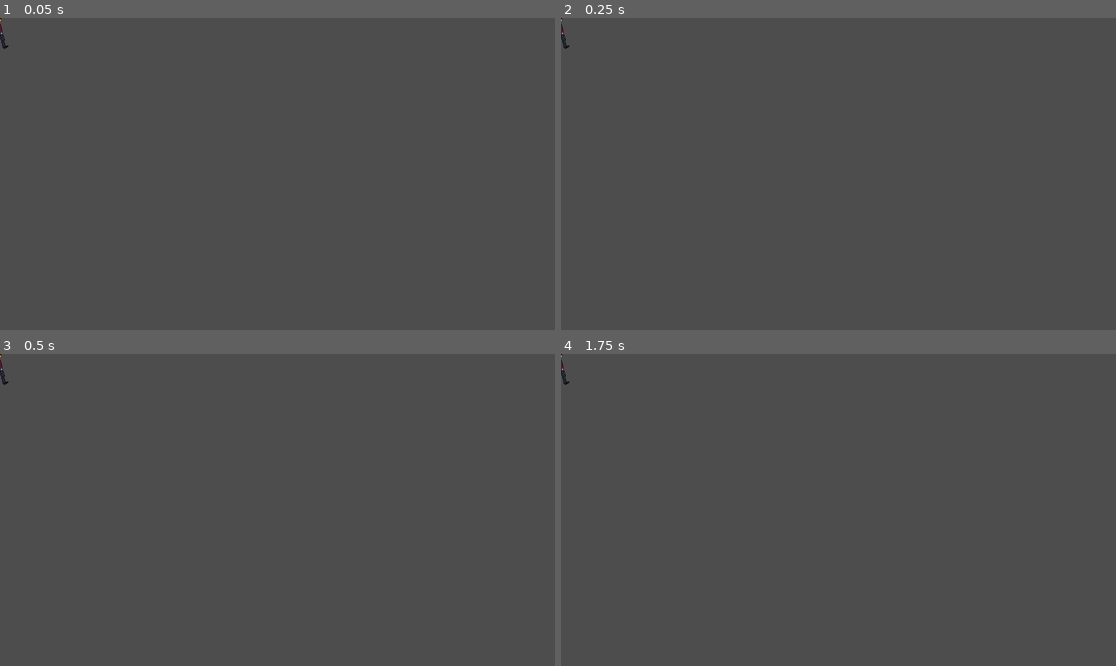
Above: before the commit, frames 1-4 (two rows, left to right).
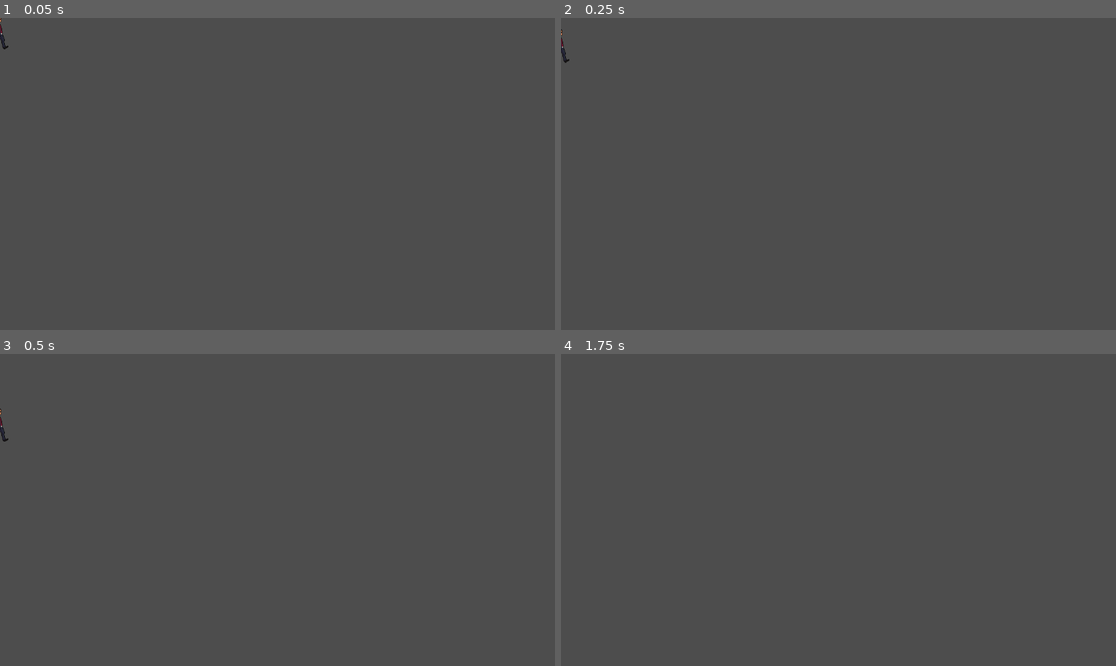
Above: after the commit, the same moments.

Repository: jflem19/CapstoneGame
Game: Godot game, scene res://node_2d.tscn
Same seed, same stepped clock (60 frames per second), same inputs: the game is played once before the commit and once after it.
Inputs:
- Up to frame 1 (0.05 s): no input
- Up to frame 2 (0.25 s): no input
- Up to frame 3 (0.5 s): no input
- Up to frame 4 (1.75 s): tap Enter (ui_accept) at 0.5, 0.77, 1.52 s; hold Right (ui_right) from 0.53 s (still down)

The runs differ from the first frame. In frame 1, less than 0.1% of the frame differs, in the area x 0-2%, y 0-11%; in frame 2, less than 0.1%; in frame 3, less than 0.1%, in the area x 0-2%, y 0-29%; in frame 4, less than 0.1%.

Commit message:
character moving

Diff:
--- a/capstonegame/charactercontrols.gd
+++ b/capstonegame/charactercontrols.gd
@@ -19,9 +19,9 @@
 	var direction := Input.get_axis("ui_left", "ui_right")
 	if direction:
 		if direction == -1:
-		$AnimatedSprite2D.flip_h = true
-	elif:
-		$AnimatedSprite2D.flip_h = false
- 	velocity.x = direction * SPEED
-	$AnimatedSprite2D.play("walk")
+			$AnimatedSprite2D.flip_h = true
+		else:
+			$AnimatedSprite2D.flip_h = false
+		$AnimatedSprite2D.play("walk")
+	velocity.x = direction * SPEED
 	move_and_slide()
--- a/capstonegame/node_2d.tscn
+++ b/capstonegame/node_2d.tscn
@@ -1,8 +1,8 @@
-[gd_scene load_steps=37 format=3 uid="uid://cvbqx3dr8mg35"]
+[gd_scene load_steps=38 format=3 uid="uid://cvbqx3dr8mg35"]
 
 [ext_resource type="Texture2D" uid="uid://8xr3xpgi2psb" path="res://craftpix-net-516149-city-man-pixel-art-character-sprite-sheets/City_men_3/Idle.png" id="1_5suvo"]
-[ext_resource type="Script" path="res://Charactermoves.gd" id="1_6xmj2"]
 [ext_resource type="Texture2D" uid="uid://cpmjca2sdatep" path="res://craftpix-net-516149-city-man-pixel-art-character-sprite-sheets/City_men_3/Attack.png" id="1_err1y"]
+[ext_resource type="Script" path="res://charactercontrols.gd" id="1_lk7nq"]
 [ext_resource type="Texture2D" uid="uid://ckrrbjyk5ino7" path="res://craftpix-net-516149-city-man-pixel-art-character-sprite-sheets/City_men_3/Run.png" id="3_b0ubt"]
 [ext_resource type="Texture2D" uid="uid://dmylpmbtta3u" path="res://craftpix-net-516149-city-man-pixel-art-character-sprite-sheets/City_men_3/Walk.png" id="4_tndft"]
 
@@ -239,10 +239,17 @@
 "speed": 15.0
 }]
 
-[node name="character" type="Node2D"]
-script = ExtResource("1_6xmj2")
+[sub_resource type="CapsuleShape2D" id="CapsuleShape2D_hlff0"]
+height = 76.0
+
+[node name="character" type="CharacterBody2D"]
+script = ExtResource("1_lk7nq")
 
 [node name="AnimatedSprite2D" type="AnimatedSprite2D" parent="."]
 sprite_frames = SubResource("SpriteFrames_mbg0l")
 animation = &"walk"
 frame_progress = 0.817635
+
+[node name="CollisionShape2D" type="CollisionShape2D" parent="."]
+position = Vector2(-1, 29)
+shape = SubResource("CapsuleShape2D_hlff0")
